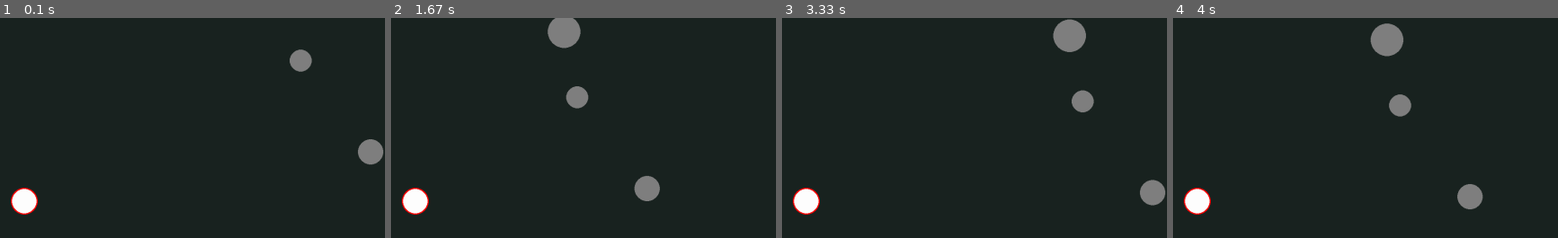
Above: before the commit, frames 1-4 (left to right).
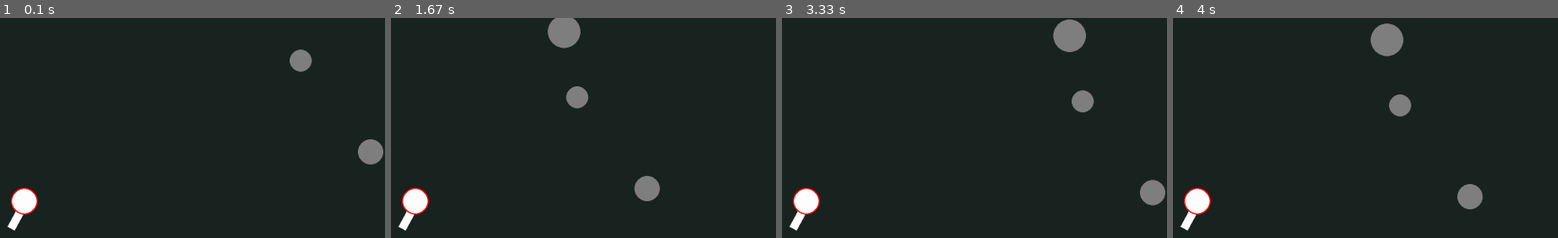
Above: after the commit, the same moments.

Repository: ZanCrnivec/pygame
Game: pygame game, started from smegma.py
Two runs of this game, one before a commit and one after it. Both use one fixed random seed, a clock stepped at 60 frames per second and the inputs below.
Inputs:
- Up to frame 1 (0.1 s): no input
- Up to frame 2 (1.67 s): hold D 0.33-0.8 s; hold W 0.83-1.13 s; hold D 1.17-1.63 s
- Up to frame 3 (3.33 s): hold A 1.67-2.2 s; hold S 2.23-2.53 s; hold A 2.57-2.97 s; hold W from 3 s (still down)
- Up to frame 4 (4 s): release W at 3.37 s; hold D from 3.4 s (still down)
The pictures show only the part of the screen within x 49-99%, y 8-58%; the shares and areas given below are measured in that part.

The runs differ from the first frame. In frame 1, 0.2% of the frame differs, in the area x 1-7%, y 87-97%; in frame 2, 0.2%; in frame 3, 0.2%; in frame 4, 0.2%.

Commit message:
Update smegma.py

Diff:
--- a/smegma.py
+++ b/smegma.py
@@ -1,9 +1,12 @@
 import pygame
 import random
+import math
 
 pygame.init()
 
 width, height = 1980, 1080
+sirina, visina = width // 2, height // 2
+
 screen = pygame.display.set_mode((width, height))
 pygame.display.set_caption("Igrca")
 
@@ -26,11 +29,47 @@
     if keys[pygame.K_a]: player_x -= 5
     if keys[pygame.K_d]: player_x += 5
 
+    #meč
+
+    mouse_x, mouse_y = pygame.mouse.get_pos()
+
+    angle = math.atan2(mouse_x - sirina, mouse_y - visina) - 80
+
+    sword_surface = pygame.Surface((100, 20), pygame.SRCALPHA)
+    sword_surface.fill((255, 255 ,255))
+    sword_rotated = pygame.transform.rotate(sword_surface, math.degrees(angle + 80))
+
+    sword_rect = sword_rotated.get_rect(center=(sirina+ math.sin(angle) * 25 , visina + math.cos(angle) * 25))
+    screen.blit(sword_rotated, sword_rect.topleft)
+
+
+
+
+
+
+
+
+
+
+
+
+
+
+
+
+
+
+
+
+
+
+
+
+
     for stone in stones:
         pygame.draw.circle(screen, (128, 128, 128), (stone[0] - player_x + width // 2, stone[1] - player_y + height // 2), stone[2])
 
-
-    #player  zapomn si sihma
+    #player
     pygame.draw.circle(screen, (255, 0, 0), (width // 2, height // 2), 33)
     pygame.draw.circle(screen, (255, 255, 255), (width // 2, height // 2), 30)
 
